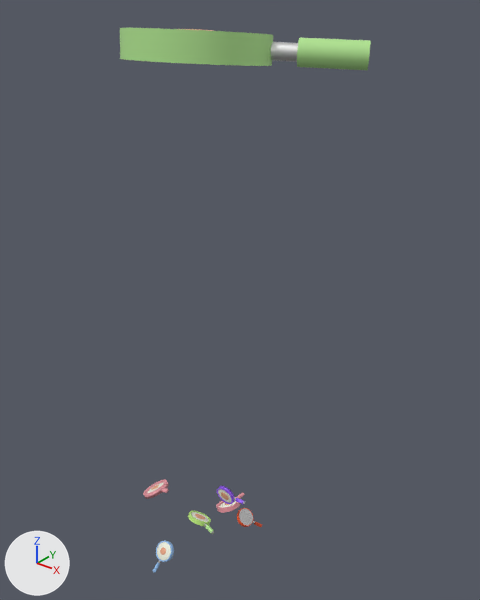
Renders of the glTF model public/glb/art_eggs.glb from each side of a commit.
Camera for both pictures: a 50 mm camera at (31.8, -34.7, 62.8) aimed at (2.5, 2.0, 40.0). Arrows for +X, +Y and +Z are at lower left; the lights stay in place. The picture after the commit comes second. Where no turn or scale is listed for an object, it has been applied to the vertices.

In view in the first picture: '2025-0825_blue', '円柱.002', '円柱.003', '円柱.008', '円柱.009' and 2 more.
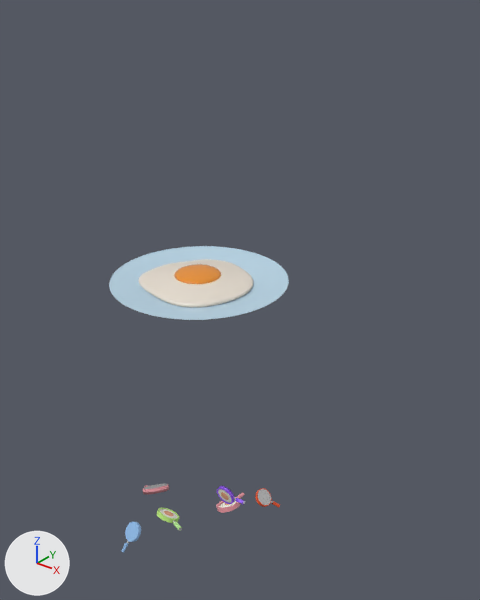
Boxes [x1, y1, x2, y2] around the edits, measured in the pictures (480 x 600 px):
'黄身.001', added
    after: [109, 246, 289, 320]
    faces in mat_マテリアル_017 (blue #b9d6e7): [109, 246, 289, 320]
    faces in mat_マテリアル_015 (pale yellow #e7ddd0): [138, 259, 253, 307]
    faces in mat_マテリアル_016 (orange #e78f2e): [174, 264, 221, 284]
'円柱.003', deleted
    before: [120, 28, 371, 70]
    faces in mat_マテリアル_009 (green #b3e792): [120, 28, 371, 70]
    faces in mat_マテリアル_003 (white #eeeeee): [271, 42, 298, 62]
'2025-0825_blue', moved, turned
    before: [153, 541, 174, 572]
    after: [121, 522, 141, 552]
'円柱.009', moved
    before: [188, 511, 214, 534]
    after: [157, 508, 182, 531]
'円柱.008', moved
    before: [237, 508, 262, 527]
    after: [255, 488, 280, 508]
'円柱.002', turned
    before: [143, 479, 169, 499]
    after: [143, 484, 169, 494]

What changed in the scene script:
```text
Add mat_マテリアル_017:
    mat_マテリアル_017 = principled_material('マテリアル.017')
    mat_マテリアル_017.base_color = (0.487, 0.673, 0.801)  # blue #b9d6e7
    mat_マテリアル_017.roughness = 0.156
Add mat_マテリアル_016:
    mat_マテリアル_016 = principled_material('マテリアル.016')
    mat_マテリアル_016.base_color = (0.801, 0.275, 0.0273)  # orange #e78f2e
    mat_マテリアル_016.roughness = 0.206
Add mat_マテリアル_015:
    mat_マテリアル_015 = principled_material('マテリアル.015')
    mat_マテリアル_015.base_color = (0.8, 0.726, 0.631)  # pale yellow #e7ddd0
    mat_マテリアル_015.roughness = 0.275
Add me_円_002:
    me_円_002.from_pydata(...)  # 18182 vertices, 36352 faces; spans x -6.76..6.94, y -6.85..6.85, z -0.82..0.76
    # faces by material slot: [7680, 15872, 12800]
    me_円_002.materials.append(mat_マテリアル_015)  # pale yellow #e7ddd0
    me_円_002.materials.append(mat_マテリアル_016)  # orange #e78f2e
    me_円_002.materials.append(mat_マテリアル_017)  # blue #b9d6e7
Change ob_円柱_002:
    ob_円柱_002.rotation_euler: (-2.949, -0.559, -0.265) -> (0.192, 0.559, 2.876)  # degrees (-169, -32, -15) -> degrees (11, 32, 165)
Change ob_2025_0825_blue:
    ob_2025_0825_blue.location: (0.07, -5.68, 18.08) -> (-3.34, -5.75, 18.21)
    ob_2025_0825_blue.rotation_euler: (-0.0916, 0.884, -1.714) -> (0.0916, 2.258, 1.427)  # degrees (-5.2, 51, -98) -> degrees (5.2, 129, 82)
Change ob_円柱_008:
    ob_円柱_008.location: (5.19, -0.71, 21.28) -> (5.32, 1.7, 21.84)
Change ob_円柱_009:
    ob_円柱_009.location: (3.19, -4.28, 22.64) -> (0.87, -5.58, 22.57)
Remove ob_円柱_003:
    ob_円柱_003 = bpy.data.objects.new('円柱.003', me_円柱_011)
    ob_円柱_003.location = (-0.33, 0.84, 58.54)
Add ob_黄身_001:
    ob_黄身_001 = bpy.data.objects.new('黄身.001', me_円_002)
    ob_黄身_001.location = (-0.03, 0.0, 41.85)
```
